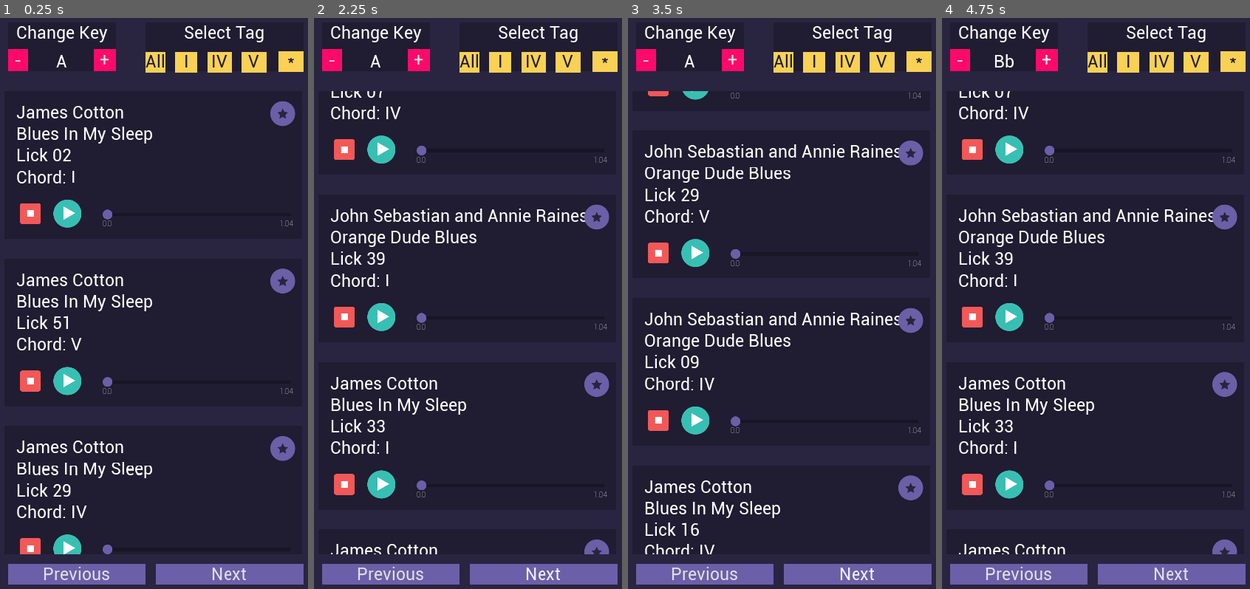
Above: before the commit, frames 1-4 (left to right).
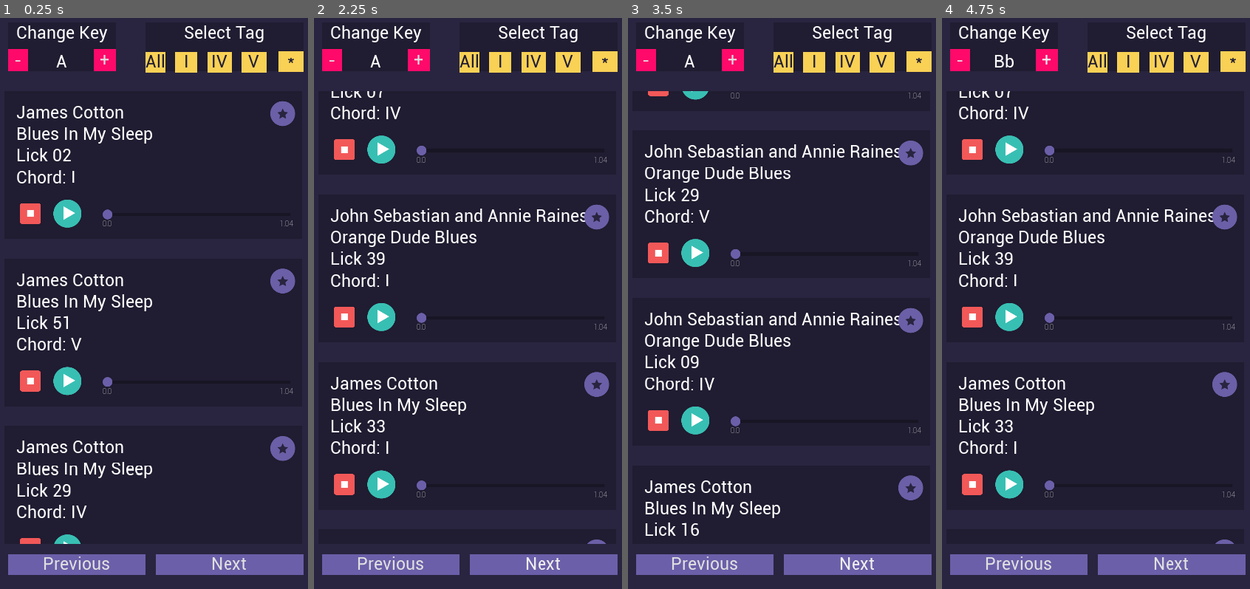
Above: after the commit, the same moments.

Repository: davifoox/harmonica-app
Game: Godot game, scene res://Main.tscn
The game is run twice, just before and just after one commit, with the same random seed, the same clock (stepped at 60 frames per second) and the same inputs. Sound files missing from this copy of the repository are replaced by a short silence.
Inputs (mouse positions are in pixels of both pictures, inside the frame that each line leads up to):
- Up to frame 1 (0.25 s): no input
- Up to frame 2 (2.25 s): click (381, 212) at 0.52 s; click (381, 212) at 1.27 s; click "Next" at 2 s
- Up to frame 3 (3.5 s): click "Next" at 2.75 s
- Up to frame 4 (4.75 s): click "Previous" at 3.5 s; click "+" at 4.25 s

The runs differ from the first frame. In frame 1, 4.1% of the frame differs, in the area x 2-99%, y 92-100%; in frame 2, 3.7%; in frame 3, 3.5%; in frame 4, 3.7%.

Commit message:
Update Main.tscn

Diff:
--- a/Main.tscn
+++ b/Main.tscn
@@ -23,9 +23,9 @@
 anchor_top = 1.0
 anchor_bottom = 1.0
 margin_left = 64.0
-margin_top = -96.0
+margin_top = -128.0
 margin_right = 512.0
-margin_bottom = -30.0
+margin_bottom = -62.0
 text = "Previous"
 
 [node name="NextButton" type="Button" parent="."]
@@ -34,9 +34,9 @@
 anchor_right = 1.0
 anchor_bottom = 1.0
 margin_left = -536.0
-margin_top = -96.0
+margin_top = -128.0
 margin_right = -56.0
-margin_bottom = -30.0
+margin_bottom = -62.0
 text = "Next"
 
 [node name="KeyController" parent="." instance=ExtResource( 1 )]
@@ -55,7 +55,7 @@
 margin_left = 52.0
 margin_top = 288.0
 margin_right = 40.0
-margin_bottom = -128.0
+margin_bottom = -160.0
 scroll_horizontal_enabled = false
 script = ExtResource( 4 )
 
